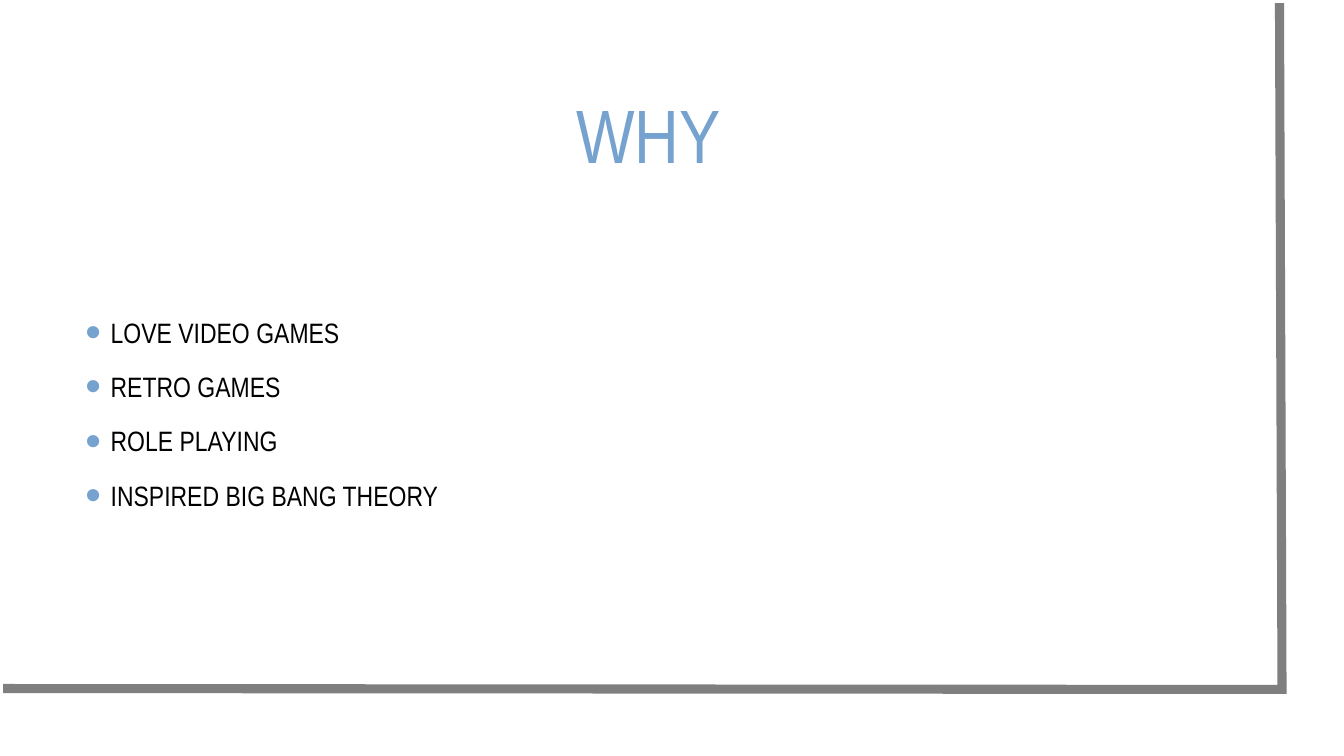
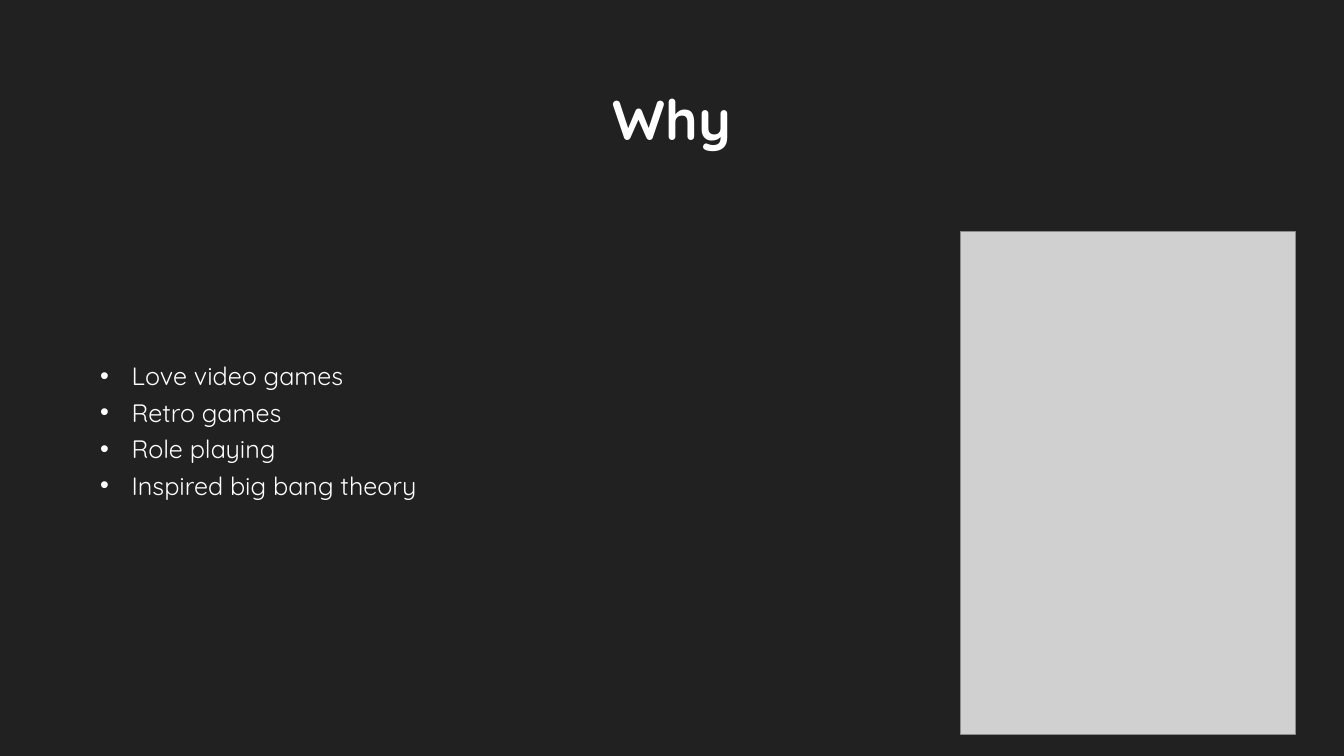
Before and after one commit to nuytsm/Gip-project-2021, a slide deck: slide 4 of Gip presentatie mvandenbroek.ppt. Drawn at 1344x756 pixels with LibreOffice and Linux fonts; fonts in the diff are those of the drawing; grey boxes stand for pictures; background and template pictures are left out. Boxes give left, top, right and bottom in pixels: in the first picture for what was removed or moved away, otherwise in the second. Text is boxed around its words. In the diff, an @@ line names an element or a change of style, - is before the commit and + after.

```diff
--- a/Gip presentatie mvandenbroek.ppt
+++ b/Gip presentatie mvandenbroek.ppt
@@ background picture (left out) to #212121 @@
@@ freeform shape removed at bbox=[3, 3, 1282, 689] @@
@@ title "Why" at bbox=[613, 98, 731, 151]: vertical alignment middle to bottom @@
@@ title at bbox=[613, 98, 731, 151]: text changed; size 54 to 40 pt; font Arial Narrow to Quicksand; text colour #75A2CE to #FEFEFE; bold on @@
-WHY
+Why
@@ picture added at bbox=[960, 232, 1295, 734] @@
@@ text at bbox=[132, 366, 416, 500]: text changed; size 20 to 18 pt; font Arial Narrow to Quicksand; text colour #000000 to #FFFFFF @@
-• LOVE VIDEO GAMES
-• RETRO GAMES
-• ROLE PLAYING
-• INSPIRED BIG BANG THEORY
+• Love video games
+• Retro games
+• Role playing
+• Inspired big bang theory
```
Also in this commit, not shown: 5 other slides changed, 16 slides added, 2 slides removed, 8 other files.
